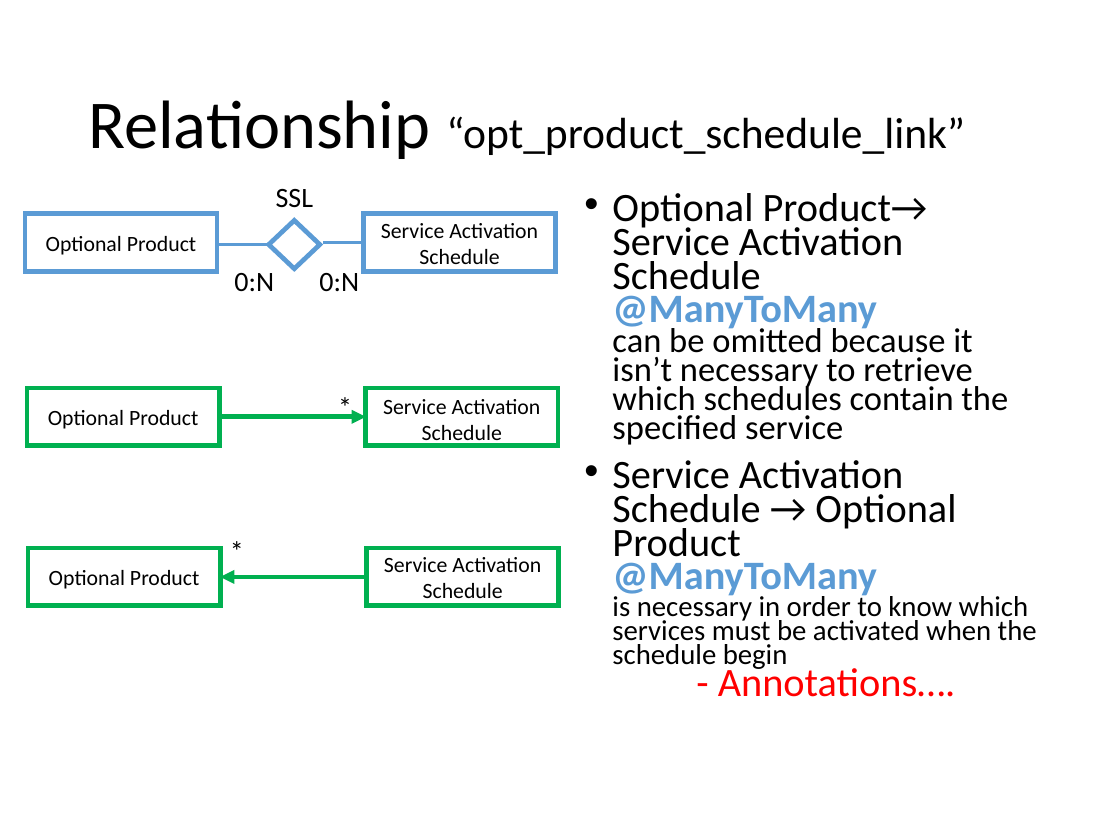
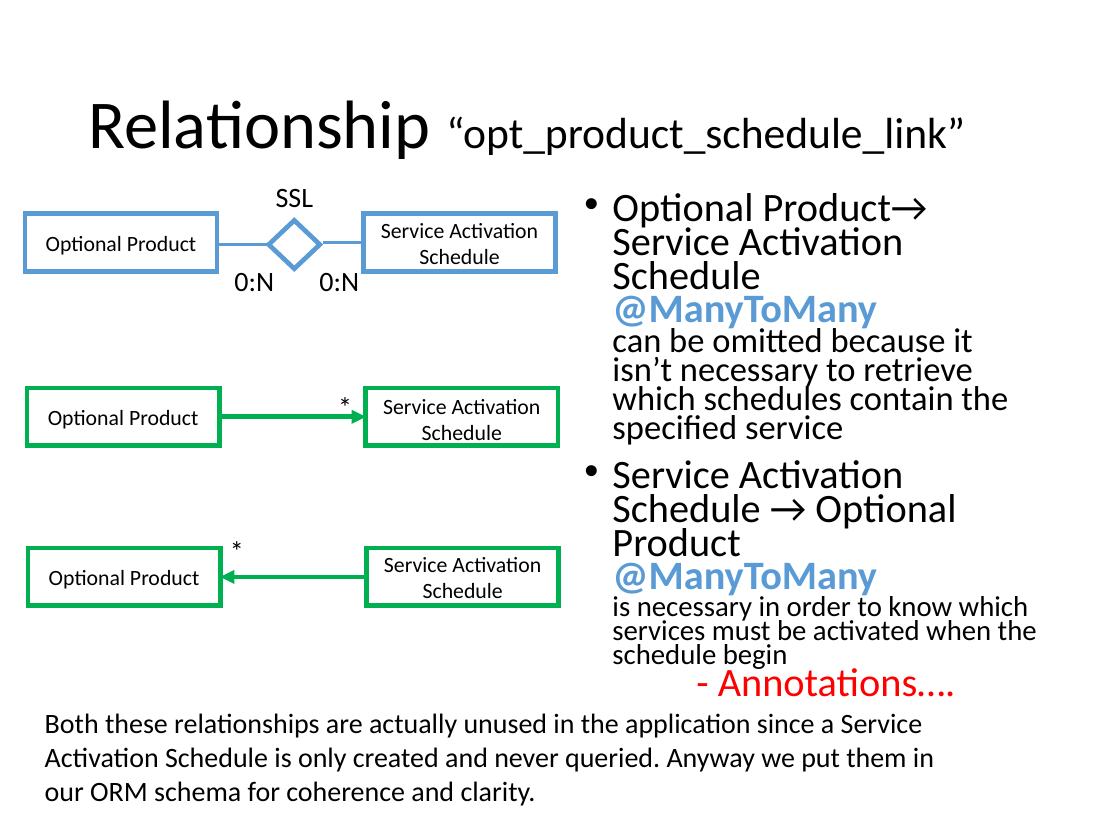
Before and after one commit to andrearestelli/db2-project, a slide deck: slide 43 of docs/documentation.pptx. Drawn at 1120x840 pixels with LibreOffice and Linux fonts; fonts in the diff are those of the drawing. Boxes give left, top, right and bottom in pixels: in the first picture for what was removed or moved away, otherwise in the second. Text is boxed around its words. In the diff, an @@ line names an element or a change of style, - is before the commit and + after.

```diff
--- a/docs/documentation.pptx
+++ b/docs/documentation.pptx
@@ text added at bbox=[45, 713, 934, 806], 18 pt, text #000000 @@
+Both these relationships are actually unused in the application since a Service Activation Schedule is only created and never queried. Anyway we put them in our ORM schema for coherence and clarity.
```
Also in this commit, not shown: 1 other slide changed, 7 other files.
